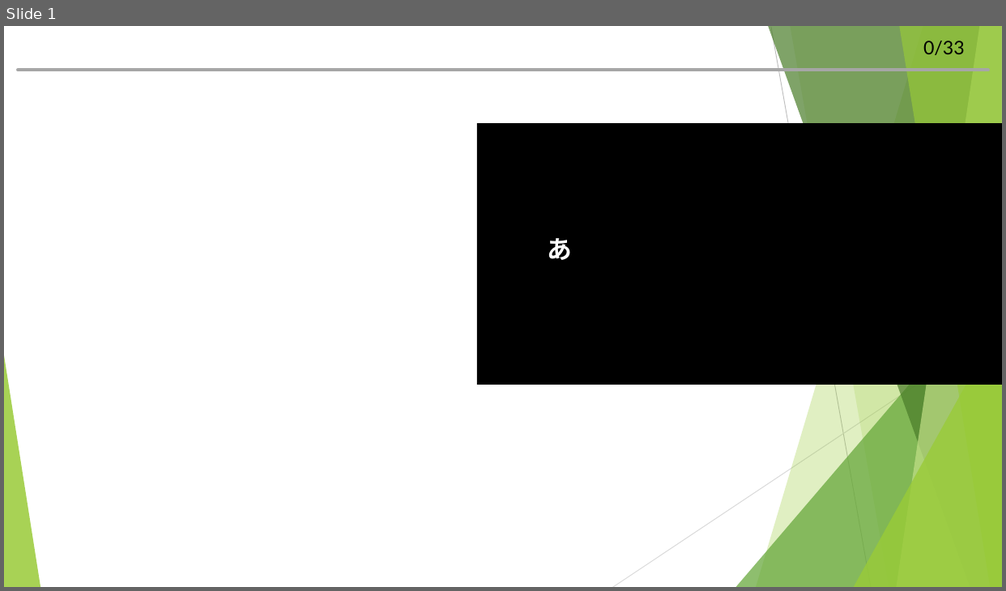
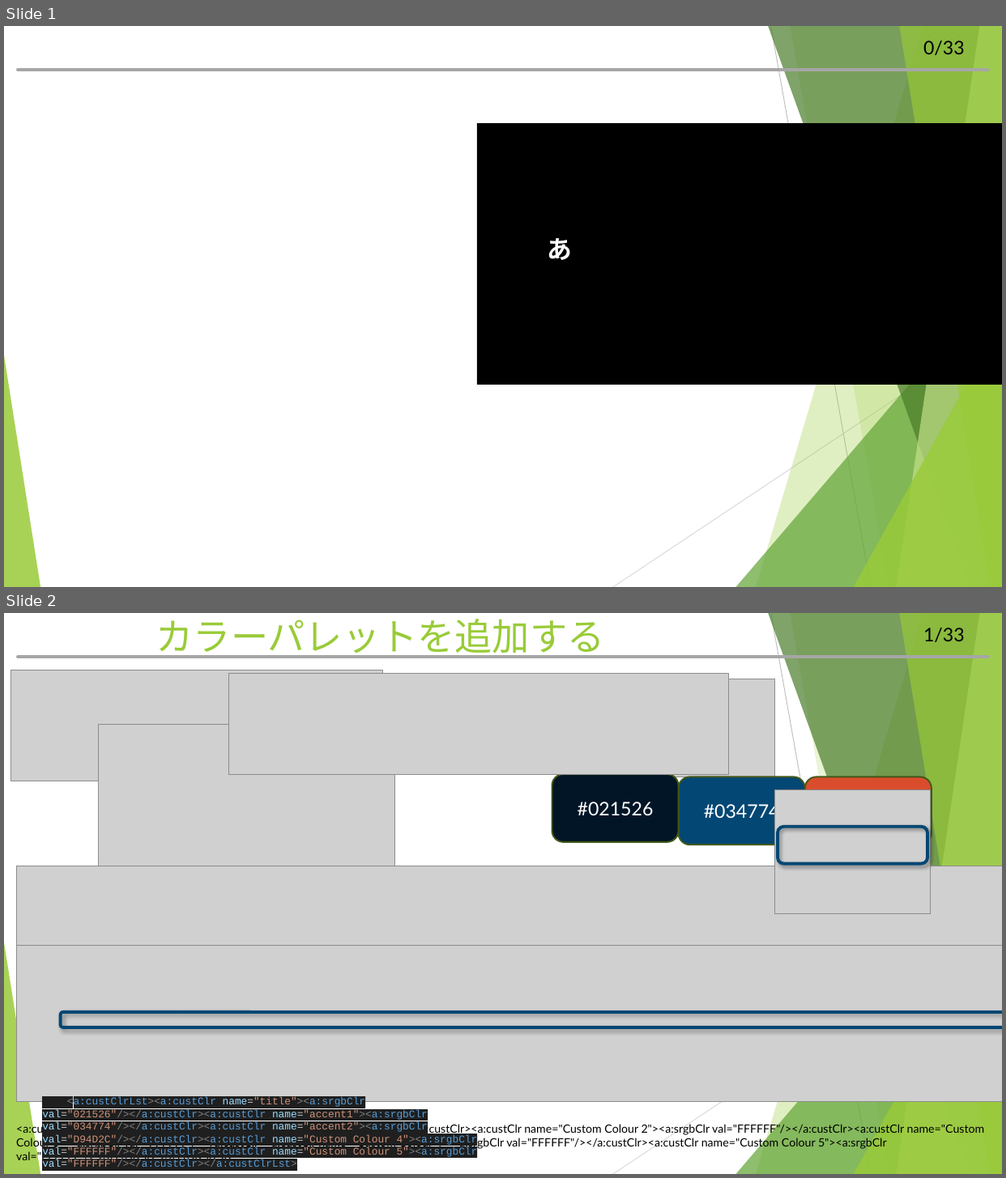
Before and after one commit to hitsuji-ga-u/pawapo, a slide deck: slide/customUI_debug.pptm. Shown one above the other, each under a label of ours: slide 1 before the commit, slides 1 and 2 after it. The pictures are 1006x591 and 1006x1178 pixels, drawn with LibreOffice and Linux fonts; fonts in the diff are those of the drawing; grey boxes stand for pictures. Boxes give left, top, right and bottom in pixels: in the first picture for what was removed or moved away, otherwise in the second. Text is boxed around its words. In the diff, an @@ line names an element or a change of style, - is before the commit and + after.

Commit message:
add custom color-palette

```diff
--- a/slide/customUI_debug.pptm
+++ b/slide/customUI_debug.pptm
@@ slide 2 added at <box>4,613,1002,1174</box>, background #FFFFFF; not listed: 12 template elements that a slide beside it also shows @@
@@ title added at <box>156,619,605,658</box>, 36 pt, text #99CB38 @@
+カラーパレットを追加する
@@ picture added at <box>10,670,382,781</box> @@
@@ picture added at <box>228,674,729,774</box> @@
@@ picture added at <box>616,679,776,777</box> @@
@@ picture added at <box>98,724,394,959</box> @@
@@ rounded rectangle added at <box>552,774,679,842</box>, fill #021526, outline #435919 1.5 pt, 18 pt, text #FFFFFF @@
+#021526
@@ rounded rectangle added at <box>679,777,805,845</box>, fill #034774, outline #435919 1.5 pt, 18 pt, text #FFFFFF @@
+#034774
@@ rounded rectangle added at <box>805,777,931,845</box>, fill #D94D2C, outline #435919 1.5 pt @@
@@ picture added at <box>775,790,931,914</box> @@
@@ rounded rectangle added at <box>778,826,928,864</box>, outline #034774 3 pt @@
@@ picture added at <box>16,867,1002,1013</box> @@
@@ picture added at <box>16,945,1002,1102</box> @@
@@ rounded rectangle added at <box>60,1012,1002,1027</box>, outline #034774 3 pt @@
@@ text added at <box>16,1097,478,1167</box>, 10 pt, text #569CD6 @@
+<a:custClrLst><a:custClr name="title"><a:srgbClr val="021526"/></a:custClr><a:custClr name="accent1"><a:srgbClr val="034774"/></a:custClr><a:custClr name="accent2"><a:srgbClr val="D94D2C"/></a:custClr><a:custClr name="Custom Colour 4"><a:srgbClr val="FFFFFF"/></a:custClr><a:custClr name="Custom Colour 5"><a:srgbClr val="FFFFFF"/></a:custClr></a:custClrLst>
@@ text added at <box>16,1123,984,1163</box>, 11 pt, text #000000 @@
+<a:custClrLst><a:custClr name="Custom Colour 1"><a:srgbClr val="FFFFFF"/></a:custClr><a:custClr name="Custom Colour 2"><a:srgbClr val="FFFFFF"/></a:custClr><a:custClr name="Custom Colour 3"><a:srgbClr val="FFFFFF"/></a:custClr><a:custClr name="Custom Colour 4"><a:srgbClr val="FFFFFF"/></a:custClr><a:custClr name="Custom Colour 5"><a:srgbClr val="FFFFFF"/></a:custClr></a:custClrLst>
```
